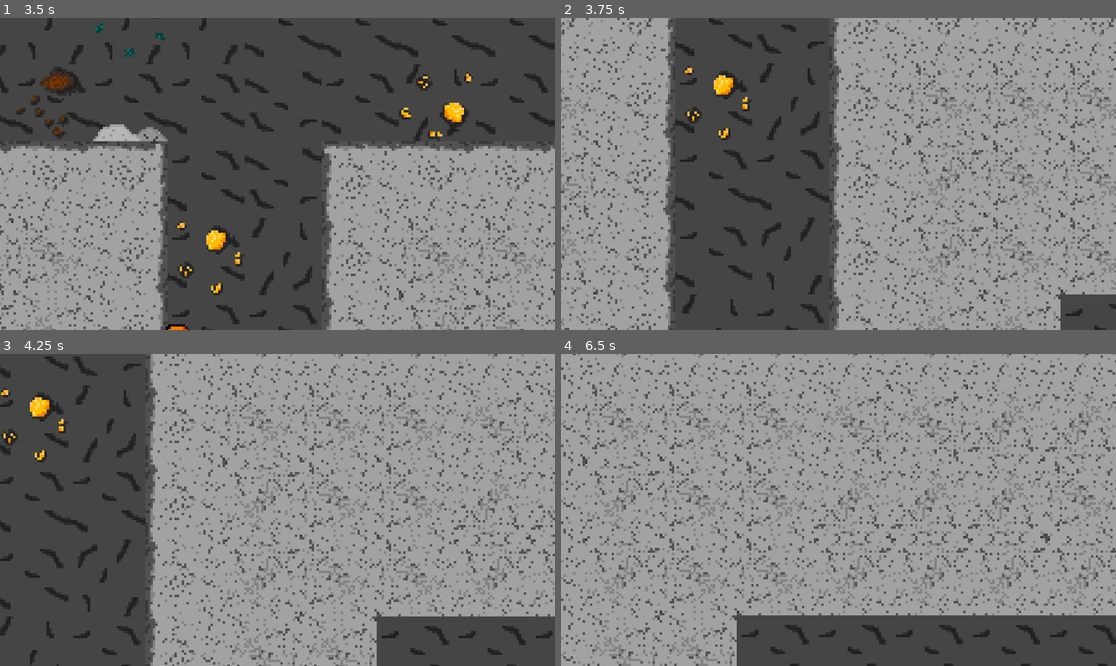
Above: before the commit, frames 1-4 (two rows, left to right).
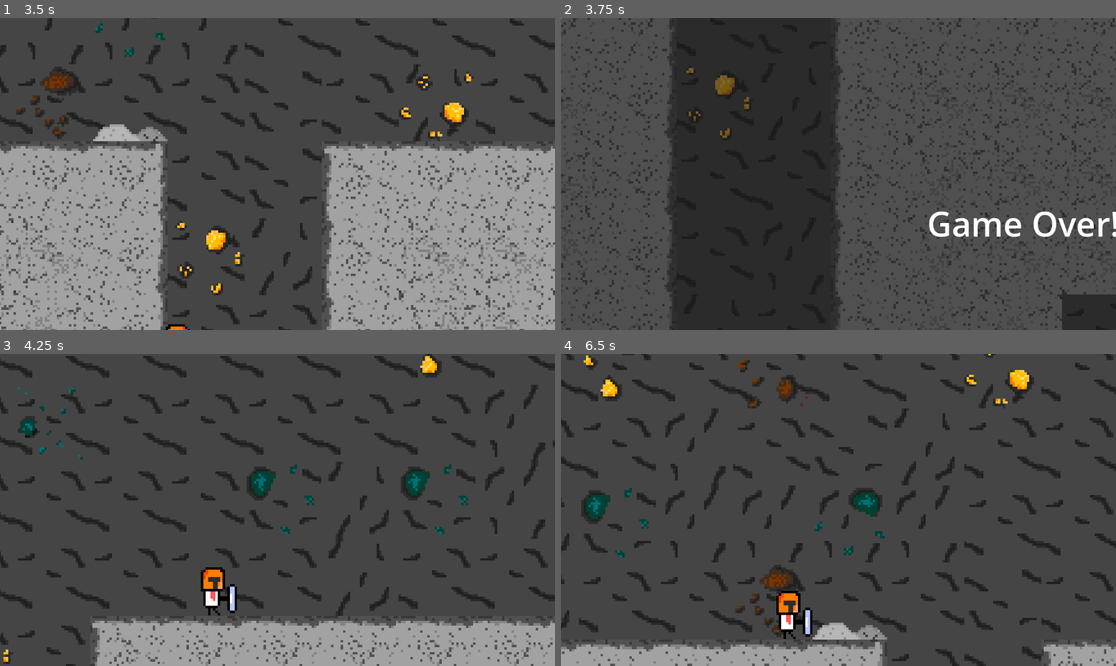
Above: after the commit, the same moments.

Repository: Cy-Uol/mr-mirror-shield
Game: Godot game, scene res://Scenes/main_menu.tscn
The game is run twice, just before and just after one commit, with the same random seed, the same clock (stepped at 60 frames per second) and the same inputs.
Inputs:
- Up to frame 1 (3.5 s): click "PLAY" at 0.5 s; tap Enter at 1.25 s; hold D (move_right) 1.28-2.78 s; tap Ctrl (attack) at 1.35, 2.1, 2.85 s; tap Space (jump) at 1.52, 2.27 s; hold A (move_left) from 2.78 s (still down)
- Up to frame 2 (3.75 s): release A (move_left) at 3.53 s; hold D (move_right) from 3.53 s (still down); tap Ctrl (attack) at 3.6 s
- Up to frame 3 (4.25 s): keep holding D (move_right); tap Space (jump) at 3.77 s
- Up to frame 4 (6.5 s): tap Ctrl (attack) at 4.35, 5.1, 5.85 s; tap Space (jump) at 4.52, 5.27 s; release D (move_right) at 5.03 s; hold A (move_left) 5.03-5.78 s; hold D (move_right) from 5.78 s (still down)

Frame 1 is identical in both runs. In frame 2, 93% of the frame differs, in the area x 0-100%, y 0-100%; in frame 3, 71%; in frame 4, 88%.
Error before the commit: Attempt to call function 'game_over_start' in base 'null instance' on a null instance. (res://Scripts/killzone.gd:11)

Commit message:
fix death plane

Diff:
--- a/Scripts/killzone.gd
+++ b/Scripts/killzone.gd
@@ -1,7 +1,7 @@
 extends Area2D
 
 @onready var timer = $Timer
-@onready var game_over = $/root/Tutorial/GameOverScreen
+@onready var game_over = $/root/Cave/GameOverScreen
 
 func _on_body_entered(body: Node2D) -> void:
 	if body.name != "TileMap":
